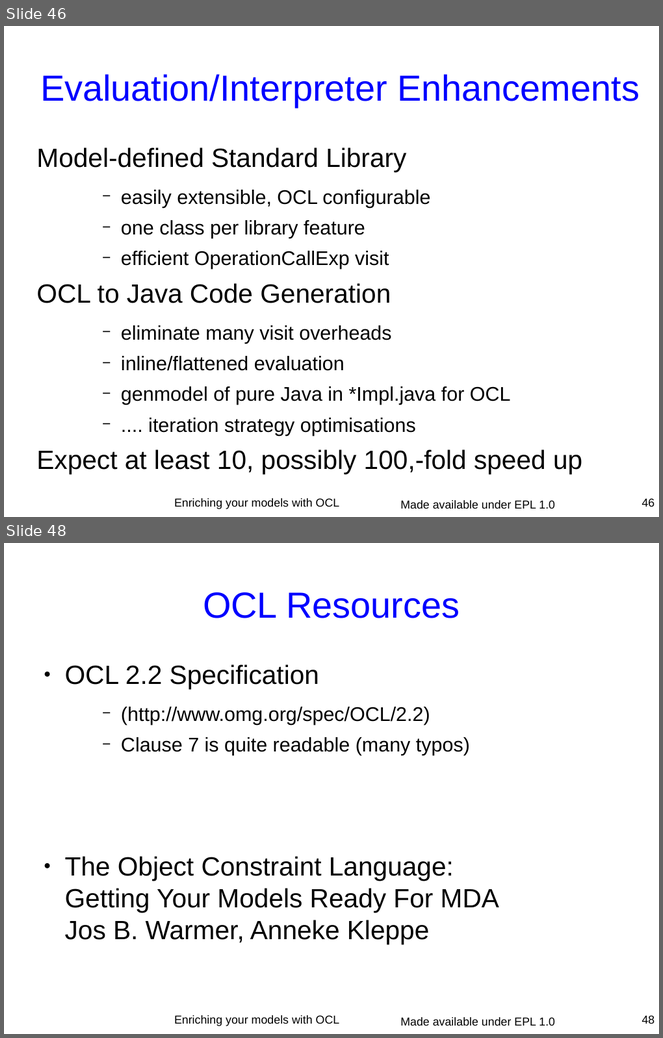
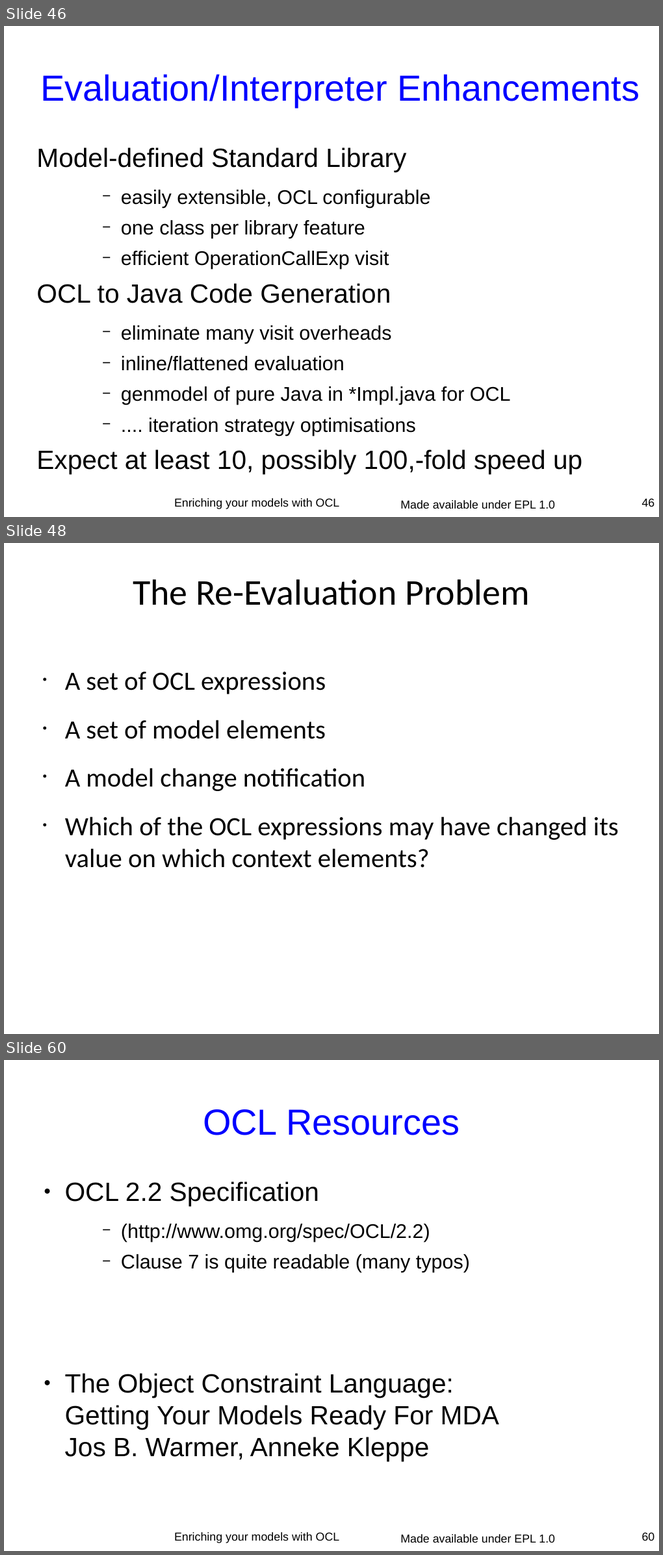
Before and after one commit to eclipse-ocl/ocl-website, a slide deck: ocl/docs/publications/ESE2010LongTalk/EnrichingWithOCL.odp. Shown one above the other, each under a label of ours: slides 46 and 48 before the commit, slides 46, 48 and 60 after it; the slides between them are not shown. The pictures are 663x1038 and 663x1555 pixels, drawn with LibreOffice and Linux fonts; fonts in the diff are those of the drawing. Boxes give left, top, right and bottom in pixels: in the first picture for what was removed or moved away, otherwise in the second. Text is boxed around its words. In the diff, an @@ line names an element or a change of style, - is before the commit and + after.

```diff
--- a/ocl/docs/publications/ESE2010LongTalk/EnrichingWithOCL.odp
+++ b/ocl/docs/publications/ESE2010LongTalk/EnrichingWithOCL.odp
@@ slide 48 added at (x1=4, y1=543, x2=659, y2=1034), background #FFFFFF @@
@@ title added at (x1=133, y1=579, x2=529, y2=605), 44 pt, text #000000 @@
+The Re-Evaluation Problem
@@ text added at (x1=65, y1=672, x2=619, y2=868), 32 pt, text #000000 @@
+• A set of OCL expressions
+• A set of model elements
+• A model change notification
+• Which of the OCL expressions may have changed its value on which context elements?
@@ what was slide 48 is now slide 60 @@
@@ page number at (x1=642, y1=1533, x2=655, y2=1541): text changed @@
-48
+60
```
Also in this commit, not shown: 12 other slides added, 1 slide removed.
